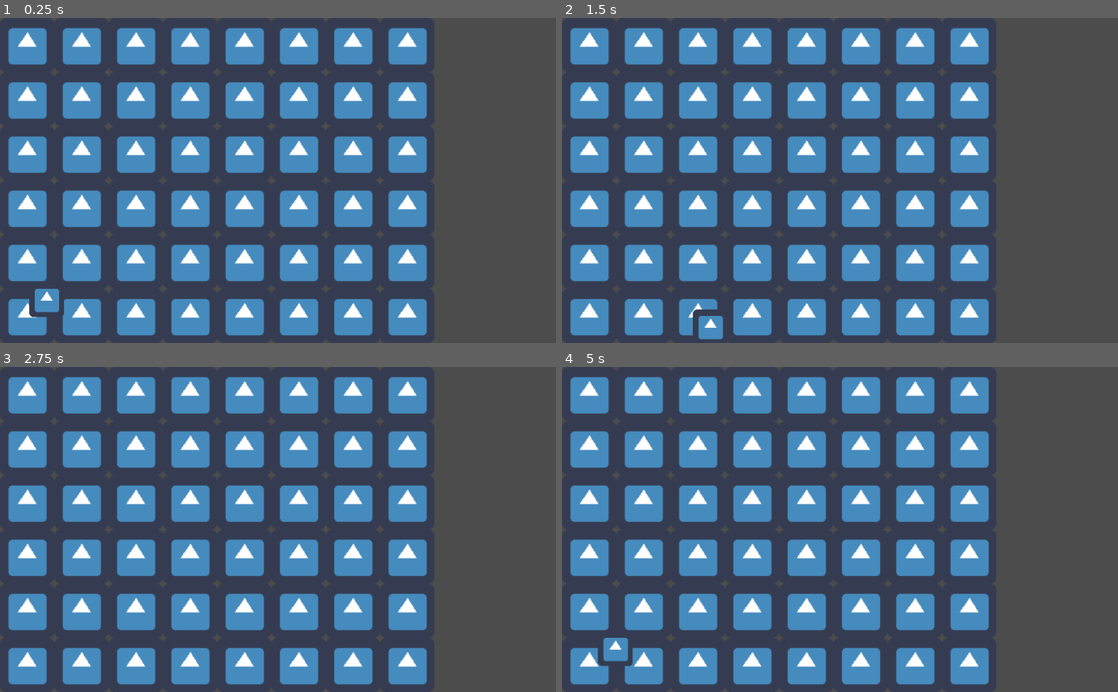
Above: before the commit, frames 1-4 (two rows, left to right).
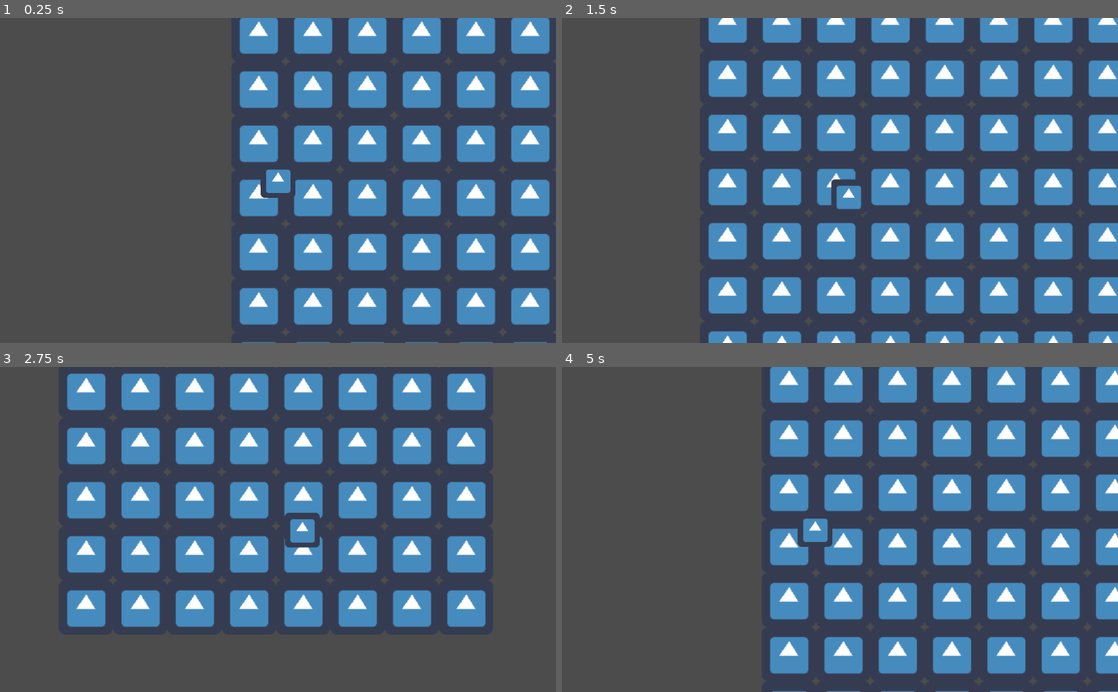
Above: after the commit, the same moments.

Repository: Pyxus/Nothing-Is-Permanent
Game: Godot game, scene res://Level1.tscn
The game is run twice, just before and just after one commit, with the same random seed, the same clock (stepped at 60 frames per second) and the same inputs. The engine's default icon, where the game draws it, is replaced by a stand-in: a white triangle on a blue panel in a dark square.
Inputs:
- Up to frame 1 (0.25 s): no input
- Up to frame 2 (1.5 s): tap Enter at 0.5 s; hold D (move_right) 0.53-1.28 s; hold S (move_down) from 1.28 s (still down)
- Up to frame 3 (2.75 s): release S (move_down) at 2.03 s; hold D (move_right) from 2.03 s (still down)
- Up to frame 4 (5 s): release D (move_right) at 2.78 s; hold W (move_up) 2.78-3.53 s; hold A (move_left) from 3.53 s (still down)

The runs differ from the first frame. In frame 1, 53% of the frame differs, in the area x 1-99%, y 0-100%; in frame 2, 60%, in the area x 1-100%, y 0-100%; in frame 3, 30%; in frame 4, 56%.

Commit message:
cameraFollowsPlayerJM

Diff:
--- a/Level1.tscn
+++ b/Level1.tscn
@@ -12,6 +12,10 @@
 collision_layer = 3
 collision_mask = 3
 
+[node name="Camera2D" type="Camera2D" parent="Player"]
+current = true
+smoothing_enabled = true
+
 [node name="AreaMap" type="Node2D" parent="."]
 script = ExtResource( 3 )
 texture = ExtResource( 1 )
